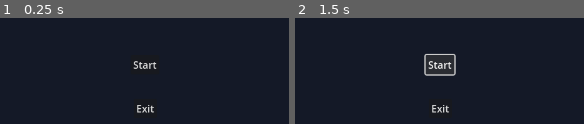
Above: before the commit, frames 1-2 (left to right).
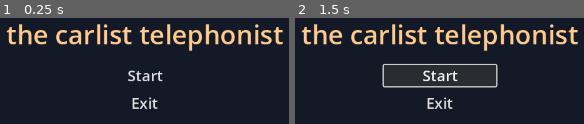
Above: after the commit, the same moments.

Repository: Andrga/ScreamJam
Game: Godot game, scene res://Scenes/MainMenu.tscn
The game is run twice, just before and just after one commit, with the same random seed, the same clock (stepped at 60 frames per second) and the same inputs.
Inputs:
- Up to frame 1 (0.25 s): no input
- Up to frame 2 (1.5 s): click "Start" at 0.5 s; click "Start" at 1.25 s

The runs differ from the first frame. In frame 1, 9.3% of the frame differs, in the area x 2-98%, y 5-90%; in frame 2, 11%.

Commit message:
cacharreando un pelin mas

Diff:
--- a/scream-jam/Scenes/MainMenu.tscn
+++ b/scream-jam/Scenes/MainMenu.tscn
@@ -1,4 +1,6 @@
-[gd_scene format=3 uid="uid://dyph5mqd443d5"]
+[gd_scene load_steps=2 format=3 uid="uid://dyph5mqd443d5"]
+
+[ext_resource type="StyleBox" uid="uid://ci153uwprdb5d" path="res://Styles/Buttons/new_style_box_flat.tres" id="1_pgaum"]
 
 [node name="MainMenu" type="Control"]
 layout_mode = 3
@@ -8,14 +10,8 @@
 grow_horizontal = 2
 grow_vertical = 2
 
-[node name="CanvasLayer" type="CanvasLayer" parent="."]
-
-[node name="Background" type="TextureRect" parent="CanvasLayer"]
-visible = false
-offset_right = 40.0
-offset_bottom = 40.0
-
-[node name="Backcolor" type="ColorRect" parent="CanvasLayer"]
+[node name="Backcolor" type="ColorRect" parent="."]
+layout_mode = 1
 anchors_preset = 15
 anchor_right = 1.0
 anchor_bottom = 1.0
@@ -24,26 +20,55 @@
 color = Color(0.0784314, 0.0980392, 0.152941, 1)
 metadata/_edit_use_anchors_ = true
 
-[node name="Control" type="Control" parent="CanvasLayer"]
-layout_mode = 3
-anchors_preset = 0
-metadata/_edit_use_anchors_ = true
+[node name="Background" type="TextureRect" parent="."]
+visible = false
+offset_right = 40.0
+offset_bottom = 40.0
 
-[node name="Start" type="Button" parent="CanvasLayer/Control"]
+[node name="MarginContainer" type="MarginContainer" parent="."]
+layout_mode = 1
+anchors_preset = 15
+anchor_right = 1.0
+anchor_bottom = 1.0
+grow_horizontal = 2
+grow_vertical = 2
+theme_override_constants/margin_left = 200
+theme_override_constants/margin_top = 0
+theme_override_constants/margin_right = 200
+theme_override_constants/margin_bottom = 0
+
+[node name="VBoxContainer" type="VBoxContainer" parent="MarginContainer"]
 layout_mode = 2
-offset_left = 617.0
-offset_top = 344.0
-offset_right = 663.0
-offset_bottom = 375.0
+size_flags_vertical = 4
+theme_override_constants/separation = 10
+
+[node name="Label" type="Label" parent="MarginContainer/VBoxContainer"]
+layout_mode = 2
+theme_override_colors/font_color = Color(1, 0.792395, 0.55336, 1)
+theme_override_font_sizes/font_size = 42
+text = "the carlist telephonist"
+horizontal_alignment = 1
+
+[node name="Separator" type="Control" parent="MarginContainer/VBoxContainer"]
+layout_mode = 2
+size_flags_vertical = 4
+
+[node name="Start" type="Button" parent="MarginContainer/VBoxContainer"]
+custom_minimum_size = Vector2(180, 32)
+layout_mode = 2
+size_flags_horizontal = 4
+size_flags_vertical = 4
+theme_override_font_sizes/font_size = 24
+theme_override_styles/normal = ExtResource("1_pgaum")
 text = "Start"
 metadata/_edit_use_anchors_ = true
 
-[node name="Exit" type="Button" parent="CanvasLayer/Control"]
+[node name="Exit" type="Button" parent="MarginContainer/VBoxContainer"]
+custom_minimum_size = Vector2(180, 32)
 layout_mode = 2
-offset_left = 622.0
-offset_top = 414.0
-offset_right = 659.0
-offset_bottom = 445.0
+size_flags_horizontal = 4
+theme_override_font_sizes/font_size = 24
+theme_override_styles/normal = ExtResource("1_pgaum")
 text = "Exit
 "
 metadata/_edit_use_anchors_ = true
--- /dev/null
+++ b/scream-jam/Styles/Buttons/new_style_box_flat.tres
@@ -0,0 +1,4 @@
+[gd_resource type="StyleBoxFlat" format=3 uid="uid://ci153uwprdb5d"]
+
+[resource]
+bg_color = Color(0.6, 0.6, 0.6, 0)
